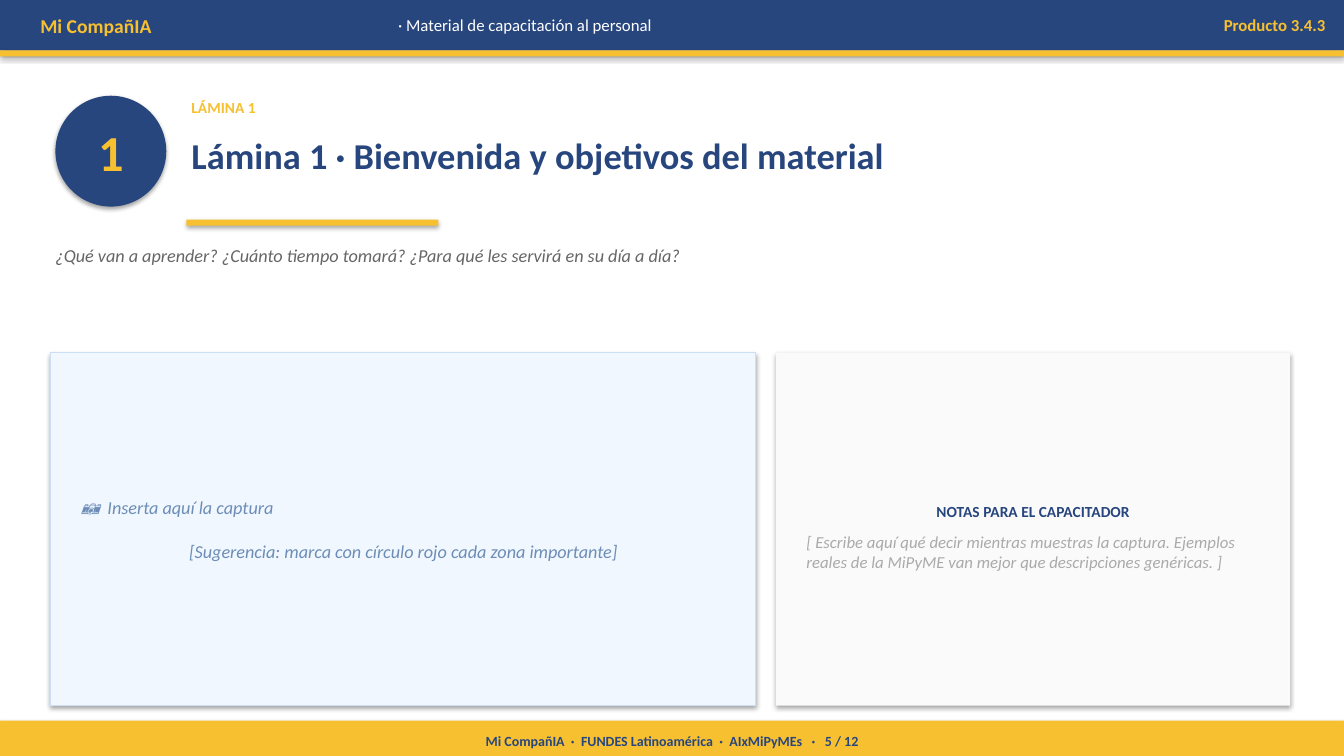
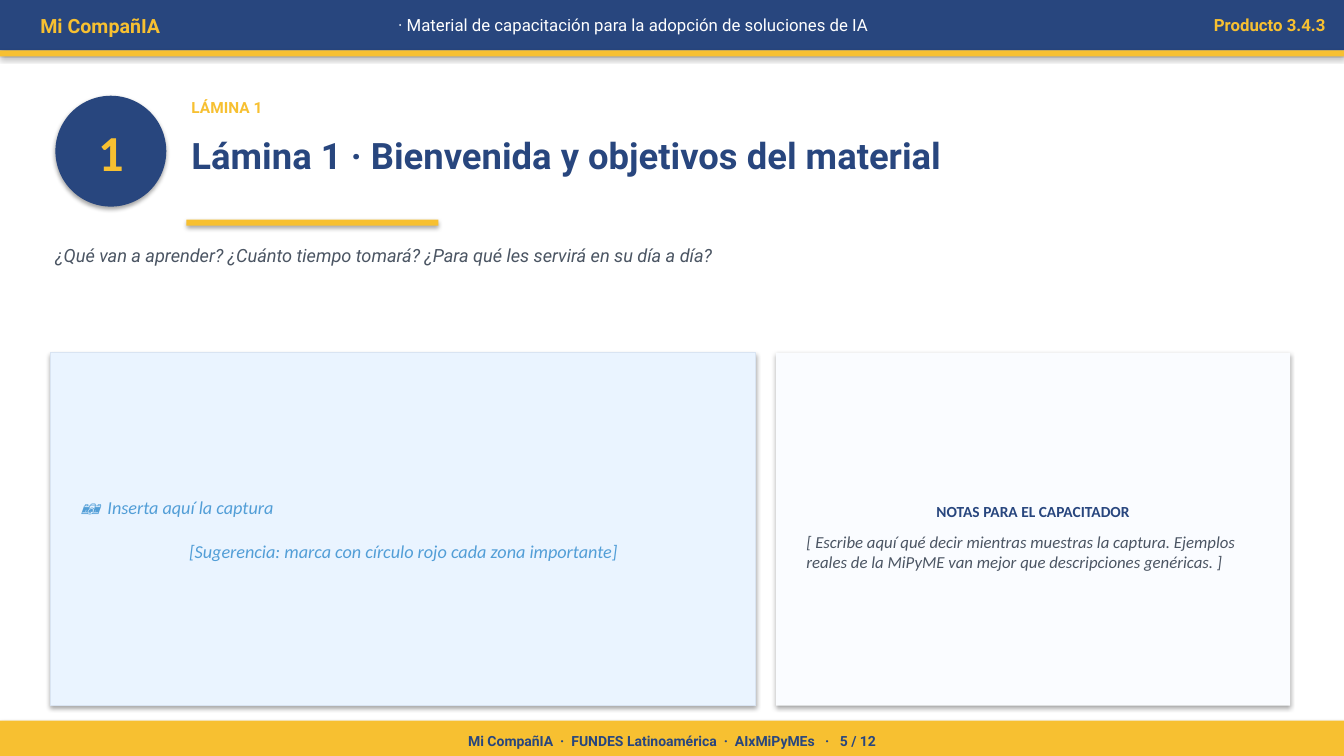
Before and after one commit to oymguerrero/manuales-ec-fundes, a slide deck: slide 5 of estandar-a/templates/3-4-3-material-capacitacion.pptx. Drawn at 1344x756 pixels with LibreOffice and Linux fonts; fonts in the diff are those of the drawing. Boxes give left, top, right and bottom in pixels: in the first picture for what was removed or moved away, otherwise in the second. Text is boxed around its words. In the diff, an @@ line names an element or a change of style, - is before the commit and + after.

```diff
--- a/estandar-a/templates/3-4-3-material-capacitacion.pptx
+++ b/estandar-a/templates/3-4-3-material-capacitacion.pptx
@@ text at [407, 18, 868, 35]: text changed; font Calibri to Roboto @@
-· Material de capacitación al personal
+· Material de capacitación para la adopción de soluciones de IA
@@ text "¿Qué van a aprender? ¿Cuánto ..." at [55, 248, 712, 266]: font Calibri to Roboto, text colour #666666 to #4B5563 @@
@@ rectangle "📷 Inserta aquí la captura ..." at [50, 353, 756, 706]: text colour #6D8DB6 to #529ED7; fill #F0F7FF to #EAF4FF; outline #CCE0F5 0.75 pt to #D9E4F2 0.75 pt @@
@@ rectangle "NOTAS PARA EL CAPACITADOR" at [776, 353, 1291, 706]: fill #FAFAFA to #FAFCFF @@
@@ text in rectangle at [806, 536, 1235, 571]: text colour #AAAAAA to #4B5563 in "[ Escribe aquí qué decir mientras muestras ..." @@
@@ font Calibri to Roboto in 5 elements at [40, 18, 161, 37], [1214, 18, 1326, 31], [191, 99, 263, 113], [191, 141, 941, 177], [468, 735, 876, 749] @@
```
Also in this commit, not shown: 11 other slides changed, 18 other files.
